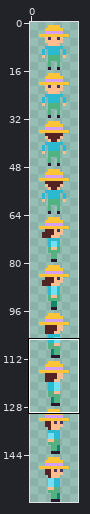
One commit to this pixel-art file: assets/base-character.aseprite. Above, an overview of the earlier version with the close-up marked.
Close-up. First the earlier version:
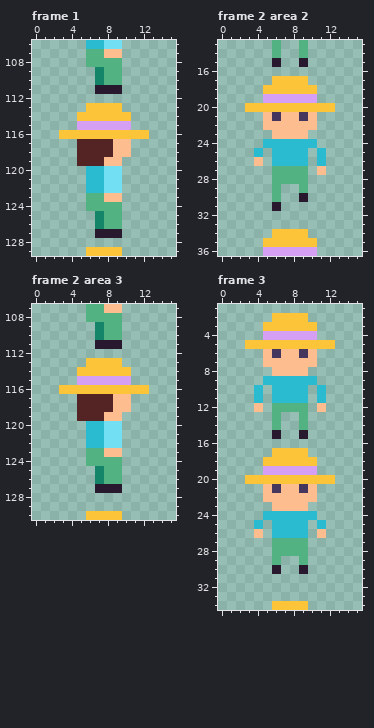
16x160 pixels, 8 frames. Shown: frame 1: x 0..15, y 106..129; frame 2 area 2: x 0..15, y 13..36; frame 2 area 3: x 0..15, y 107..130; frame 3: x 0..15, y 1..34. The commit also changed other frames or places, which this record leaves out.
Now the later version:
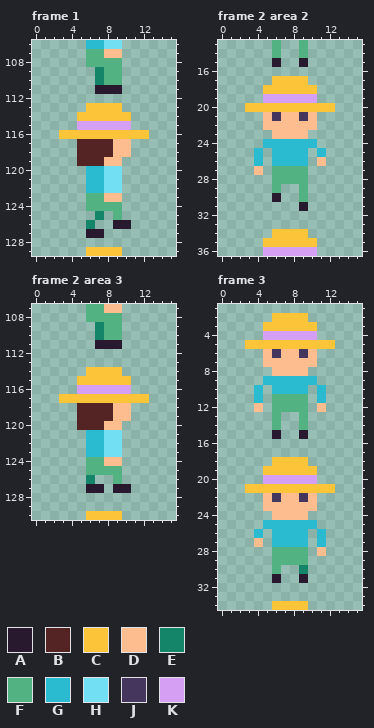
Palette (. is transparent): A #28192f  B #542323  C #fcc539  D #fdbd8f  E #148568  F #52b281  G #2abbd0  H #73dff2  J #45365d  K #d59ff4
Message: moving to a 6 frame animation sequence, much cleaner
Changes in this commit:
{"where": "frame 1"}
{"frame":1,"y":125,"x":8,"old":"F","new":"."}
{"frame":1,"y":126,"x":6,"old":".EFF.","new":"E..AA"}
{"frame":1,"y":127,"x":6,"old":".","new":"A"}
{"frame":1,"y":127,"x":8,"old":"AA","new":".."}
{"where": "frame 2 area 2"}
{"frame":2,"y":26,"x":4,"old":"D","new":"G"}
{"frame":2,"y":26,"x":11,"old":"G","new":"D"}
{"frame":2,"y":27,"x":4,"old":".","new":"D"}
{"frame":2,"y":27,"x":11,"old":"D","new":"."}
{"frame":2,"y":30,"x":6,"old":"F","new":"A"}
{"frame":2,"y":30,"x":9,"old":"A","new":"F"}
{"frame":2,"y":31,"x":6,"old":"A","new":"."}
{"frame":2,"y":31,"x":9,"old":".","new":"A"}
{"where": "frame 2 area 3"}
{"frame":2,"y":113,"x":6,"old":"CCCC","new":"...."}
{"frame":2,"y":114,"x":5,"old":"C","new":"."}
{"frame":2,"y":114,"x":10,"old":"C","new":"."}
{"frame":2,"y":115,"x":5,"old":"KKKKKK","new":"CCCCCC"}
{"frame":2,"y":116,"x":3,"old":"CCCCCCCCCC","new":"..KKKKKK.."}
{"frame":2,"y":117,"x":3,"old":"..BBBBDD..","new":"CCCCCCCCCC"}
{"frame":2,"y":119,"x":8,"old":"D","new":"B"}
{"frame":2,"y":119,"x":10,"old":".","new":"D"}
{"frame":2,"y":120,"x":5,"old":".GGHH","new":"BBBDD"}
{"frame":2,"y":123,"x":6,"old":"FFDD","new":"GGHH"}
{"frame":2,"y":124,"x":8,"old":"FF","new":"DD"}
{"frame":2,"y":125,"x":6,"old":".E","new":"FF"}
{"frame":2,"y":126,"x":6,"old":".EF","new":"E.."}
{"frame":2,"y":127,"x":6,"old":".","new":"A"}
{"frame":2,"y":127,"x":8,"old":"A","new":"."}
{"frame":2,"y":127,"x":10,"old":".","new":"A"}
{"where": "frame 3"}
{"frame":3,"y":11,"x":6,"old":"GGGG","new":"FFFF"}
{"frame":3,"y":17,"x":6,"old":"CCCC","new":"...."}
{"frame":3,"y":18,"x":5,"old":"C","new":"."}
{"frame":3,"y":18,"x":10,"old":"C","new":"."}
{"frame":3,"y":19,"x":5,"old":"KKKKKK","new":"CCCCCC"}
{"frame":3,"y":20,"x":3,"old":"CCCCCCCCCC","new":"..KKKKKK.."}
{"frame":3,"y":21,"x":3,"old":"..DJDDJD..","new":"CCCCCCCCCC"}
{"frame":3,"y":22,"x":6,"old":"D","new":"J"}
{"frame":3,"y":22,"x":9,"old":"D","new":"J"}
{"frame":3,"y":23,"x":5,"old":".","new":"D"}
{"frame":3,"y":23,"x":10,"old":".","new":"D"}
{"frame":3,"y":24,"x":5,"old":"GGGGGG","new":".DDDD."}
{"frame":3,"y":25,"x":4,"old":"G.","new":".G"}
{"frame":3,"y":25,"x":10,"old":".G","new":"G."}
{"frame":3,"y":26,"x":4,"old":"D","new":"G"}
{"frame":3,"y":26,"x":11,"old":"D","new":"G"}
{"frame":3,"y":27,"x":4,"old":".","new":"D"}
{"frame":3,"y":27,"x":6,"old":"FFFF","new":"GGGG"}
{"frame":3,"y":27,"x":11,"old":".","new":"G"}
{"frame":3,"y":28,"x":11,"old":".","new":"D"}
{"frame":3,"y":29,"x":7,"old":"..","new":"FF"}
{"frame":3,"y":30,"x":6,"old":"A","new":"F"}
{"frame":3,"y":30,"x":9,"old":"A","new":"E"}
{"frame":3,"y":31,"x":6,"old":".","new":"A"}
{"frame":3,"y":31,"x":9,"old":".","new":"A"}
{"label":"changed","picture_box":[86,211,131,238]}
{"label":"changed","picture_box":[254,157,326,211]}
{"label":"changed","picture_box":[59,358,149,493]}
{"label":"changed","picture_box":[272,394,308,403]}
{"label":"changed","picture_box":[245,448,335,583]}
